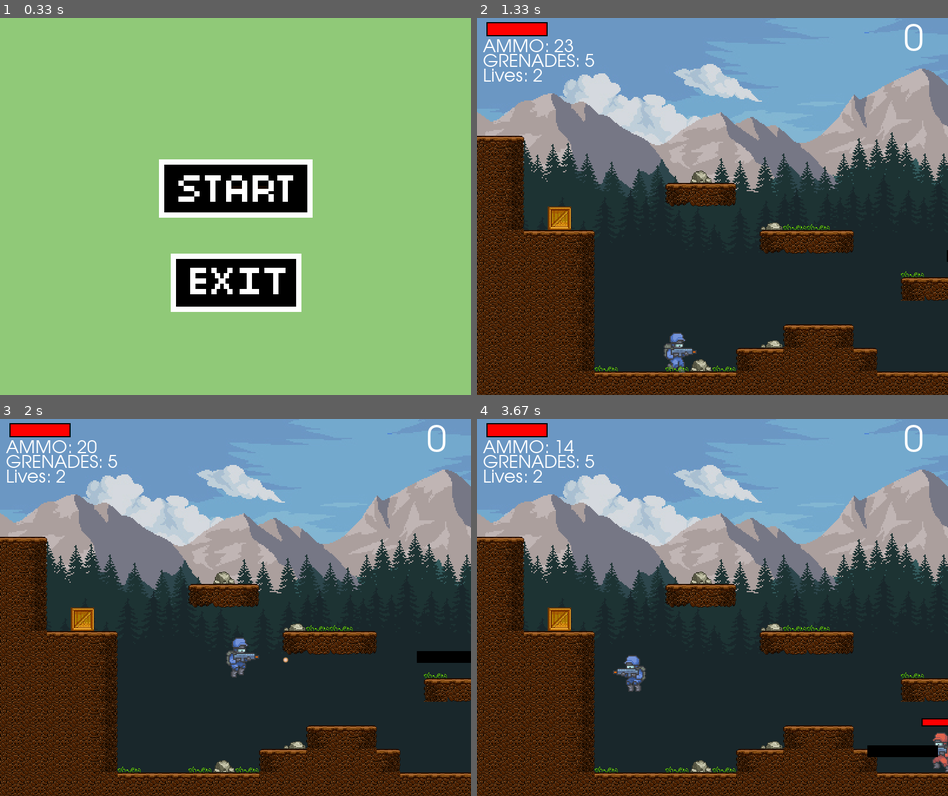
Above: before the commit, frames 1-4 (two rows, left to right).
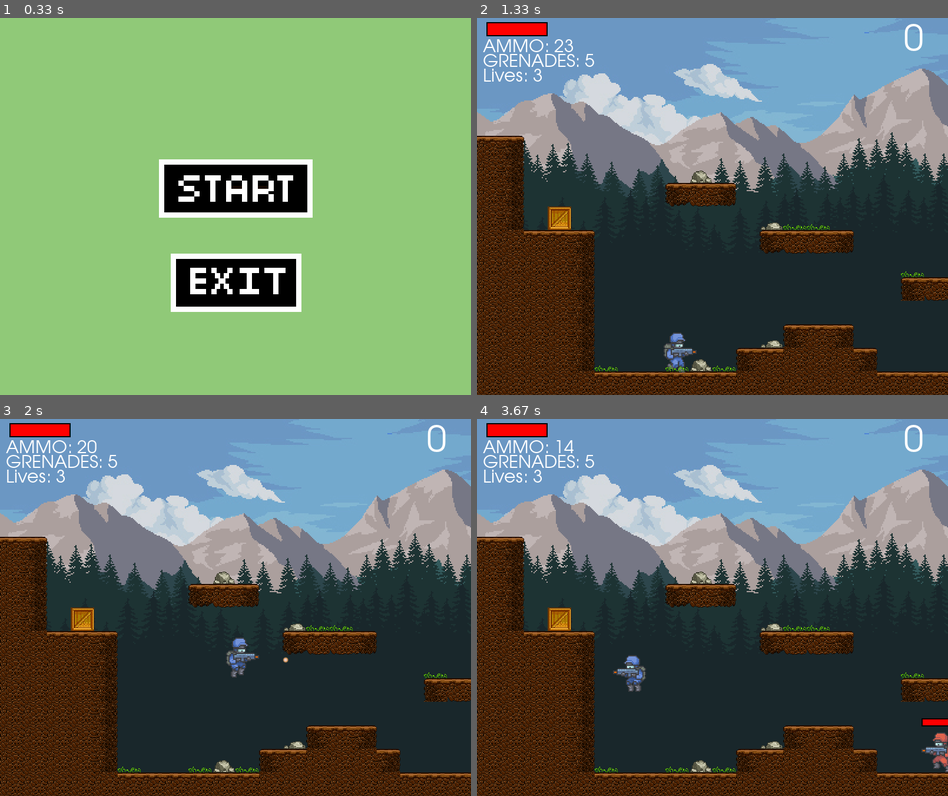
Above: after the commit, the same moments.

Repository: danielsaleshelp/CDU-GROUP-305-A3
Game: pygame game, started from Question 2/Pygame.py
The game is run twice, just before and just after one commit, with the same random seed, the same clock (stepped at 60 frames per second) and the same inputs.
Inputs (mouse positions are in pixels of both pictures, inside the frame that each line leads up to):
- Up to frame 1 (0.33 s): no input
- Up to frame 2 (1.33 s): click (712, 187) at 0.38 s; tap Space at 0.67, 1.07 s; hold D from 1 s (still down)
- Up to frame 3 (2 s): tap Space at 1.37, 1.57, 1.9 s; release D at 1.47 s; hold W 1.5-1.8 s; hold D from 1.83 s (still down)
- Up to frame 4 (3.67 s): tap Space at 2.2, 2.4, 2.7, 2.97, 3.27, 3.4 s; release D at 2.3 s; hold A 2.33-2.87 s; hold A 2.9-3.3 s; hold W from 3.33 s (still down)

Frame 1 is identical in both runs. In frame 2, less than 0.1% of the frame differs, in the area x 12-100%, y 13-65%; in frame 3, 0.4%; in frame 4, 0.5%, in the area x 12-98%, y 13-90%.

Commit message:
Update Pygame.py
final bits

Diff:
--- a/Question 2/Pygame.py
+++ b/Question 2/Pygame.py
@@ -1,3 +1,9 @@
+#we used the tutorial by Coding with Russ (https://www.youtube.com/playlist?list=PLjcN1EyupaQm20hlUE11y9y8EY2aXLpnv)
+#and modified the code where necessary to make this game
+#if you look at the history of the game on github you can see that we have been working
+#on this bit by bit for the last few weeks few weeks
+
+
 import os
 import math
 import random
@@ -33,7 +39,7 @@
 
 #define game variables
 GRAVITY = 0.65
-MAX_LEVELS = 4
+MAX_LEVELS = 3
 SCROLL_THRESH = 300
 screen_scroll = 0
 bg_scroll = 0
@@ -42,7 +48,7 @@
 start_game = False
 boss_counter = 0
 points = 0
-lives = 2
+lives = 3
 
 #define player action variables
 left = False
@@ -94,6 +100,7 @@
 RED = (255, 0, 0)
 WHITE = (255, 255, 255 )
 BLACK = (0, 0, 0)
+GOLD = (255, 185, 15)
 
 font = pygame.font.SysFont('Futura', 30)
 big_font = pygame.font.SysFont('Futura', 60)
@@ -293,8 +300,6 @@
 
     def ai(self):
         if self.alive:
-            pygame.draw.rect(screen, BLACK, self.vision)
-
             if self.vision.colliderect(player.rect):
                 self.update_action(0)
                 if level ==3 and self.shoot_cooldown == 0:
@@ -352,12 +357,15 @@
             self.update_time = pygame.time.get_ticks()
 
     def check_alive(self):
+        global lives
+        global points
         if self.health <=0:
             if self.alive ==True and self.char_type == 'enemy':
-                global points
                 points+=5
+                if level == 3:
+                    points += 45
+                    points += 50 * lives
             if self.alive ==True and self.char_type == 'player':
-                global lives
                 lives-=1
             self.health = 0
             self.speed = 0
@@ -626,6 +634,7 @@
 
 #screen fades
 death_fade = ScreenFade(2, BLACK, 4)
+win_fade = ScreenFade(2, GOLD, 4)
 
 #create buttons
 start_button = button.Button(SCREEN_WIDTH // 2 - 130, int(SCREEN_HEIGHT*(3/8)), start_img, 1)
@@ -773,6 +782,15 @@
                             world = World()
                             player, player_health_bar, enemy_health_bar = world.process_data(world_data)
 
+    for enemy in enemy_group:
+        if level ==3 and enemy.alive == False:
+            if win_fade.fade():
+                draw_text(f'You won with {lives} lives remaing!', big_font, WHITE, SCREEN_WIDTH//7, int(SCREEN_HEIGHT*0.25)-10)
+                draw_text(f'+{lives*50}!', big_font, WHITE, SCREEN_WIDTH//7, int(SCREEN_HEIGHT*0.25)+30)
+                draw_text(f'You scored {points} points!', big_font, WHITE, SCREEN_WIDTH//7, int(SCREEN_HEIGHT*0.25)+70)
+                if exit_button.draw(screen):
+                            run = False
+
     for event in pygame.event.get():
         #quit game
         if event.type == pygame.QUIT:
